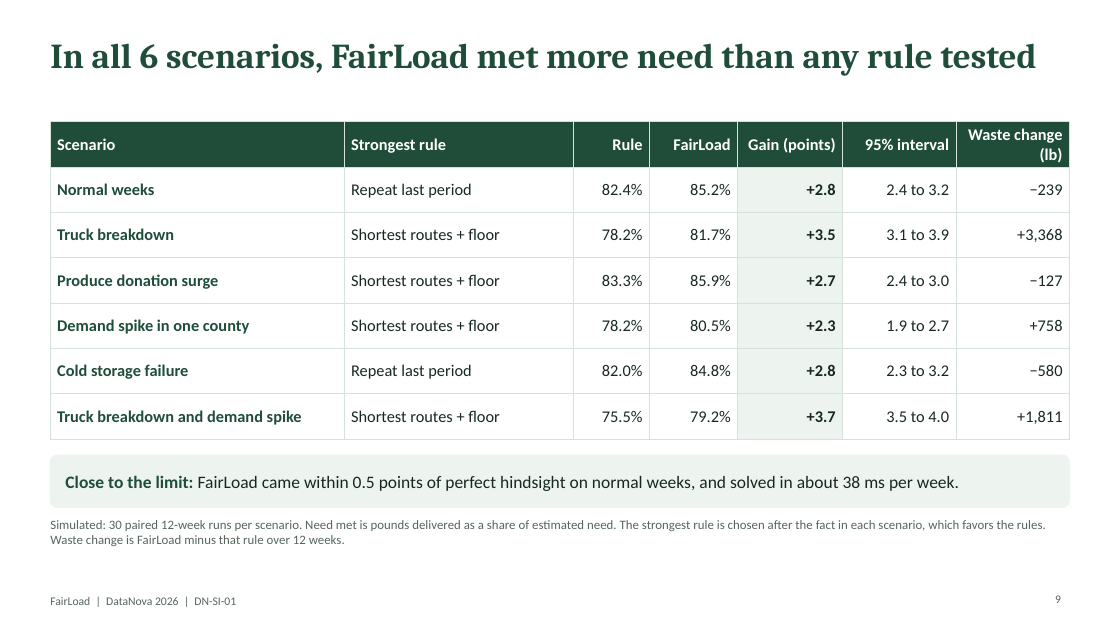
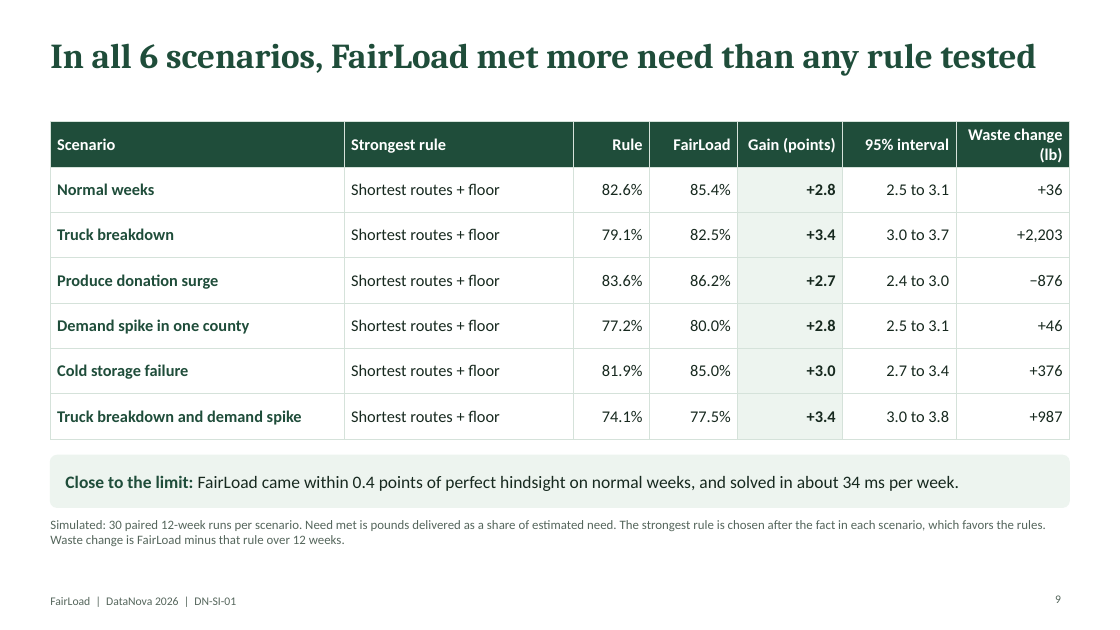
Before and after one commit to huzaifaguru/fairload, a slide deck: slide 9 of deck/FairLoad_DataNova_Final.pptx. Drawn at 1120x630 pixels with LibreOffice and Linux fonts; fonts in the diff are those of the drawing. Boxes give left, top, right and bottom in pixels: in the first picture for what was removed or moved away, otherwise in the second. Text is boxed around its words. In the diff, an @@ line names an element or a change of style, - is before the commit and + after.

Commit message:
Fix scenario seeding collision and rerun all results
Scenarios with equal-length names shared random weeks. Seed from a string
hash instead, rerun validation and the truck-aware rule, and update the
report, docs, deck and app. Also: clearer sensitivity column labels,
corrected test-seed wording, team names on the last slide, MIT license.

```diff
--- a/deck/FairLoad_DataNova_Final.pptx
+++ b/deck/FairLoad_DataNova_Final.pptx
@@ table at [50,122,1070,429] @@
-row 2: Normal weeks | Repeat last period | 82.4% | 85.2% | +2.8 | 2.4 to 3.2 | −239
+row 2: Normal weeks | Shortest routes + floor | 82.6% | 85.4% | +2.8 | 2.5 to 3.1 | +36
-row 3: Truck breakdown | Shortest routes + floor | 78.2% | 81.7% | +3.5 | 3.1 to 3.9 | +3,368
+row 3: Truck breakdown | Shortest routes + floor | 79.1% | 82.5% | +3.4 | 3.0 to 3.7 | +2,203
-row 4: Produce donation surge | Shortest routes + floor | 83.3% | 85.9% | +2.7 | 2.4 to 3.0 | −127
+row 4: Produce donation surge | Shortest routes + floor | 83.6% | 86.2% | +2.7 | 2.4 to 3.0 | −876
-row 5: Demand spike in one county | Shortest routes + floor | 78.2% | 80.5% | +2.3 | 1.9 to 2.7 | +758
+row 5: Demand spike in one county | Shortest routes + floor | 77.2% | 80.0% | +2.8 | 2.5 to 3.1 | +46
-row 6: Cold storage failure | Repeat last period | 82.0% | 84.8% | +2.8 | 2.3 to 3.2 | −580
+row 6: Cold storage failure | Shortest routes + floor | 81.9% | 85.0% | +3.0 | 2.7 to 3.4 | +376
-row 7: Truck breakdown and demand spike | Shortest routes + floor | 75.5% | 79.2% | +3.7 | 3.5 to 4.0 | +1,811
+row 7: Truck breakdown and demand spike | Shortest routes + floor | 74.1% | 77.5% | +3.4 | 3.0 to 3.8 | +987
@@ text at [65,475,959,491]: text changed @@
-Close to the limit: FairLoad came within 0.5 points of perfect hindsight on normal weeks, and solved in about 38 ms per week.
+Close to the limit: FairLoad came within 0.4 points of perfect hindsight on normal weeks, and solved in about 34 ms per week.
```
Also in this commit, not shown: 4 other slides changed, 11 other files.
